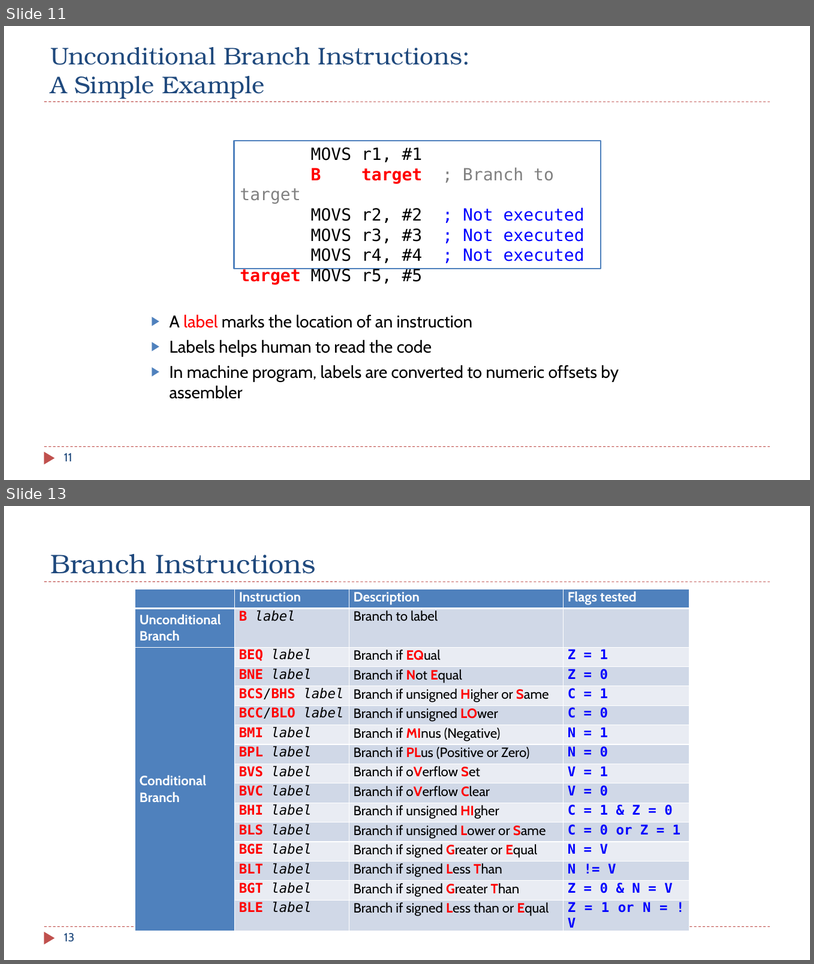
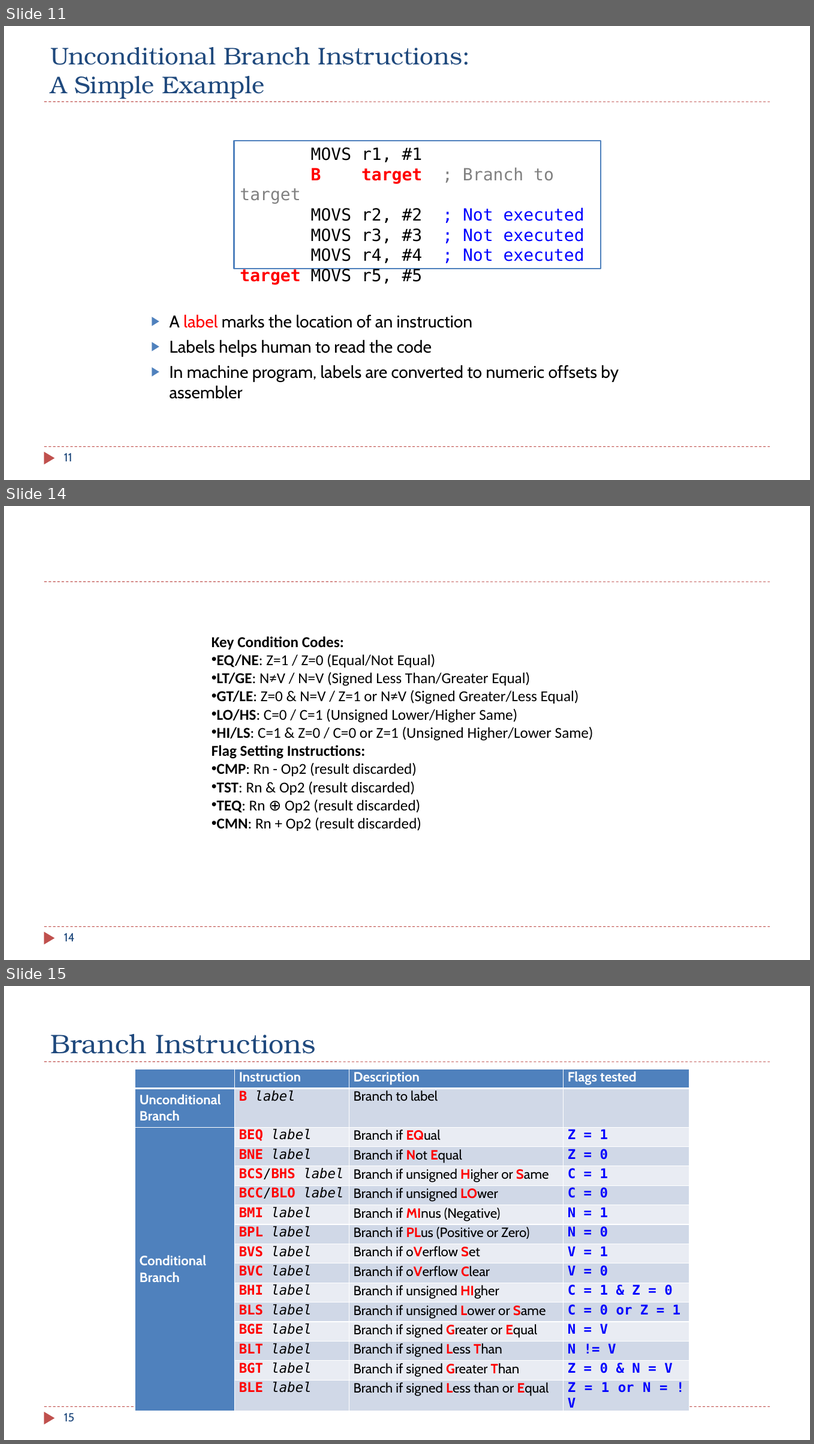
Before and after one commit to guhofstra/CSC111Fa25, a slide deck: PPTs/Ch6_ARM_Control_Flow.pptx. Shown one above the other, each under a label of ours: slides 11 and 13 before the commit, slides 11, 14 and 15 after it; the slides between them are not shown. The pictures are 814x964 and 814x1444 pixels, drawn with LibreOffice and Linux fonts; fonts in the diff are those of the drawing. Boxes give left, top, right and bottom in pixels: in the first picture for what was removed or moved away, otherwise in the second. Text is boxed around its words. In the diff, an @@ line names an element or a change of style, - is before the commit and + after.

```diff
--- a/PPTs/Ch6_ARM_Control_Flow.pptx
+++ b/PPTs/Ch6_ARM_Control_Flow.pptx
@@ slide 14 added at (x1=4, y1=506, x2=810, y2=960), background #FFFFFF; not listed: 3 template elements that a slide beside it also shows @@
@@ text added at (x1=212, y1=636, x2=594, y2=831), 18 pt, text #000000 @@
+Key Condition Codes:
+• EQ/NE: Z=1 / Z=0 (Equal/Not Equal)
+• LT/GE: N≠V / N=V (Signed Less Than/Greater Equal)
+• GT/LE: Z=0 & N=V / Z=1 or N≠V (Signed Greater/Less Equal)
+• LO/HS: C=0 / C=1 (Unsigned Lower/Higher Same)
+• HI/LS: C=1 & Z=0 / C=0 or Z=1 (Unsigned Higher/Lower Same)
+Flag Setting Instructions:
+• CMP: Rn - Op2 (result discarded)
+• TST: Rn & Op2 (result discarded)
+• TEQ: Rn ⊕ Op2 (result discarded)
+• CMN: Rn + Op2 (result discarded)
@@ page number added at (x1=64, y1=933, x2=75, y2=941), 14 pt, text #1F497D @@
+14
@@ what was slide 13 is now slide 15 @@
@@ page number at (x1=64, y1=1413, x2=75, y2=1422): text changed @@
-13
+15
```
Also in this commit, not shown: 1 slide changed, 1 other slide added, 3 other files.
